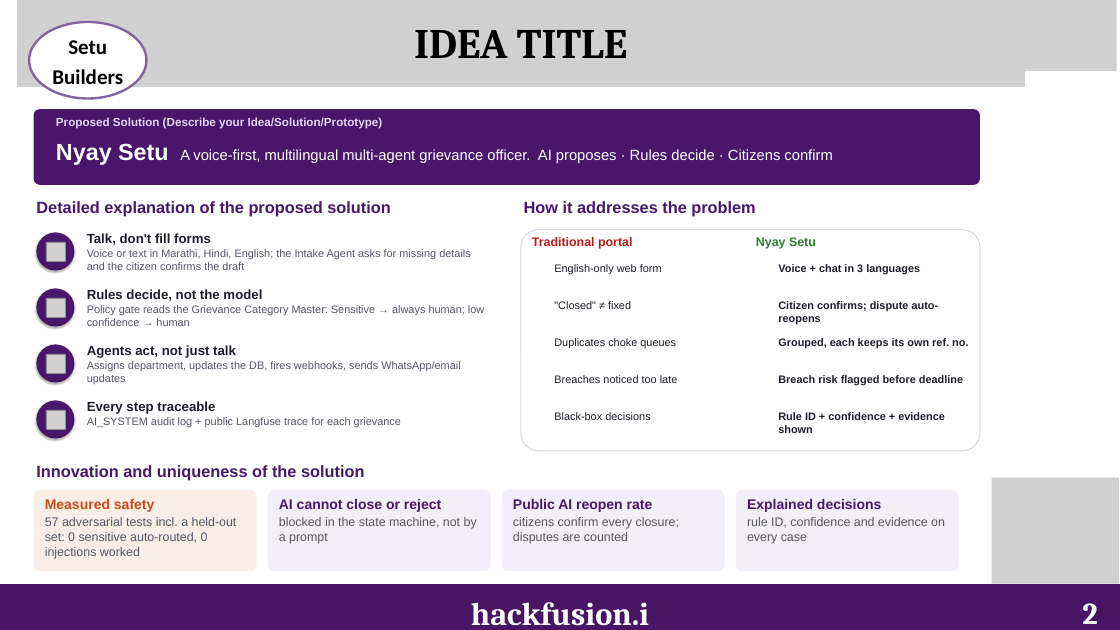
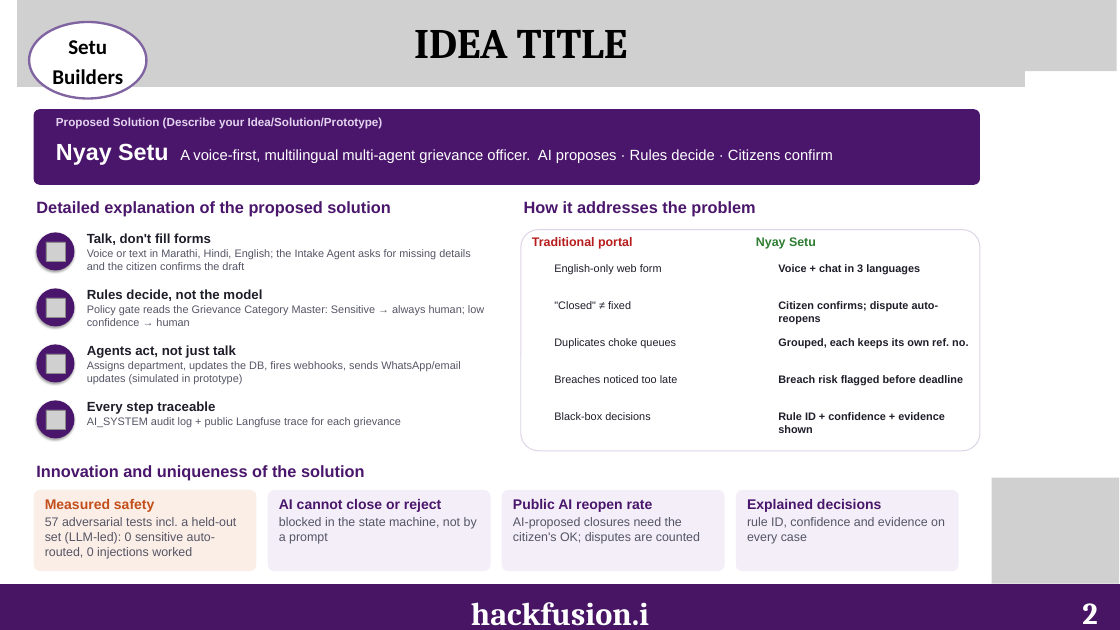
Before and after one commit to mahak867/setu-builders, a slide deck: slide 2 of docs/round1/Setu_Builders_HackFusion4.pptx. Drawn at 1120x630 pixels with LibreOffice and Linux fonts; fonts in the diff are those of the drawing; grey boxes stand for pictures; background and template pictures are left out. Boxes give left, top, right and bottom in pixels: in the first picture for what was removed or moved away, otherwise in the second. Text is boxed around its words. In the diff, an @@ line names an element or a change of style, - is before the commit and + after.

Commit message:
Deck and abstract: correct every figure against primary sources (DARPG June and April 2026 reports, Free Press Journal); remove claims the prototype does not back

```diff
--- a/docs/round1/Setu_Builders_HackFusion4.pptx
+++ b/docs/round1/Setu_Builders_HackFusion4.pptx
@@ text at [87, 361, 460, 385]: text changed @@
-Assigns department, updates the DB, fires webhooks, sends WhatsApp/email updates
+Assigns department, updates the DB, fires webhooks, sends WhatsApp/email updates (simulated in prototype)
@@ text at [45, 517, 237, 559]: text changed @@
-57 adversarial tests incl. a held-out set: 0 sensitive auto-routed, 0 injections worked
+57 adversarial tests incl. a held-out set (LLM-led): 0 sensitive auto-routed, 0 injections worked
@@ text at [513, 517, 700, 544]: text changed @@
-citizens confirm every closure; disputes are counted
+AI-proposed closures need the citizen's OK; disputes are counted
```
Also in this commit, not shown: 4 other slides changed, 2 other files.
